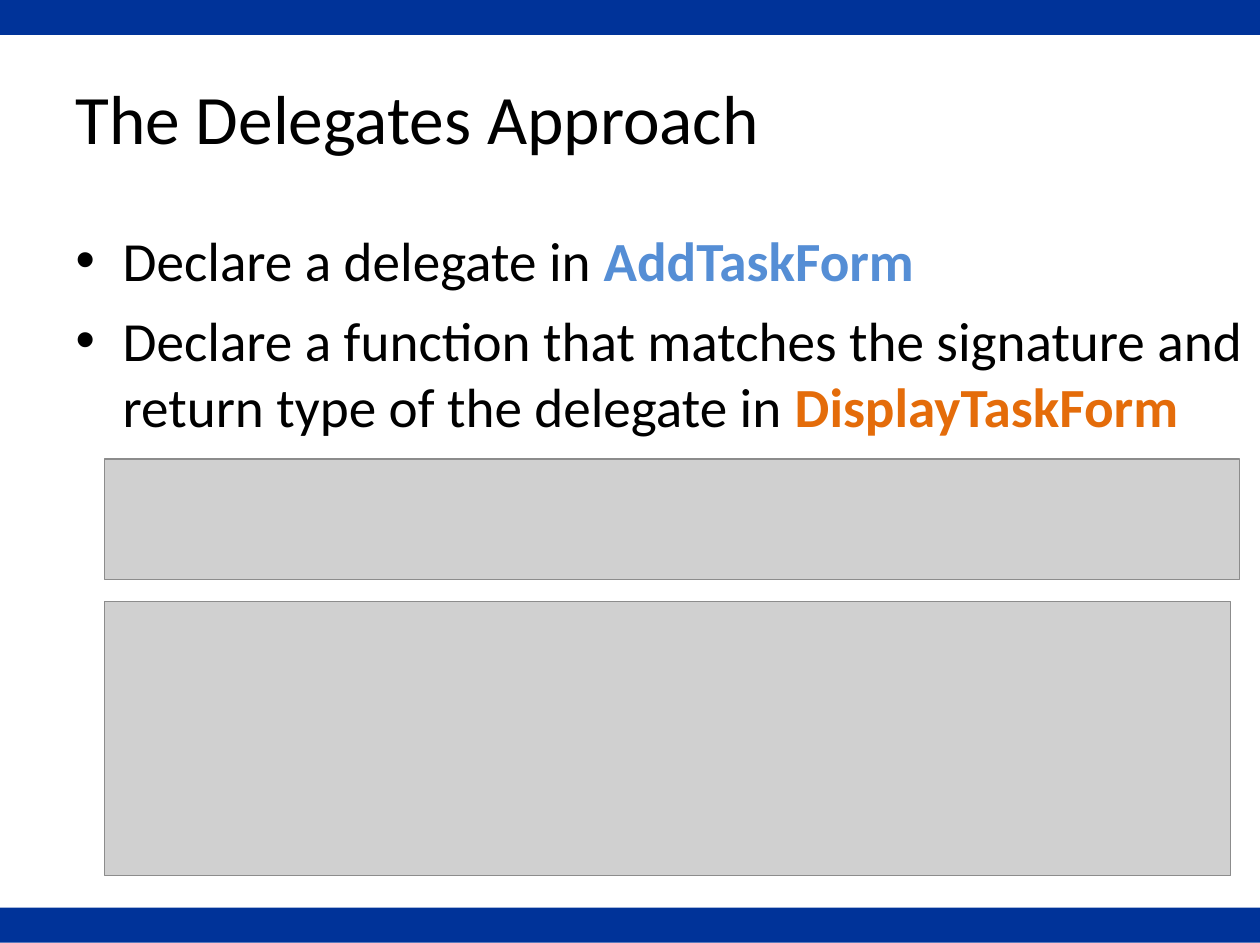
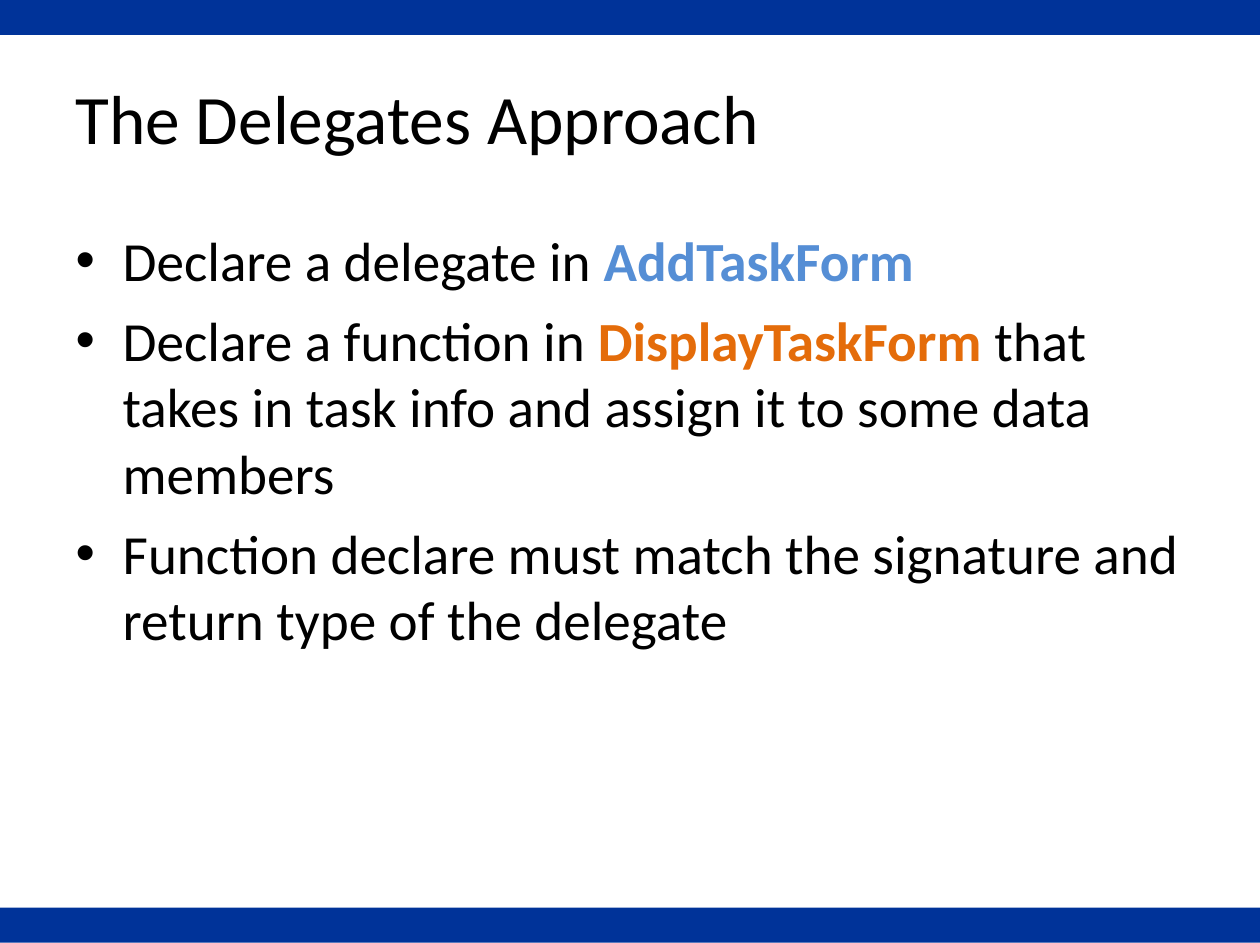
Before and after one commit to riverstore/syncsharp, a slide deck: slide 11 of LightningTalk/LightningTalk.ppt (slide 7 before the commit). Drawn at 1260x943 pixels with LibreOffice and Linux fonts; fonts in the diff are those of the drawing; grey boxes stand for pictures; background and template pictures are left out. Boxes give left, top, right and bottom in pixels: in the first picture for what was removed or moved away, otherwise in the second. Text is boxed around its words. In the diff, an @@ line names an element or a change of style, - is before the commit and + after.

```diff
--- a/LightningTalk/LightningTalk.ppt
+++ b/LightningTalk/LightningTalk.ppt
@@ text at [123, 322, 1177, 650]: text changed @@
-• Declare a function that matches the signature and return type of the delegate in DisplayTaskForm
+• Declare a function in DisplayTaskForm that takes in task info and assign it to some data members
+• Function declare must match the signature and return type of the delegate
@@ picture removed at [104, 459, 1240, 579] @@
@@ picture removed at [104, 602, 1230, 876] @@
```
Also in this commit, not shown: 2 other slides changed, 6 slides added, 1 other file.
